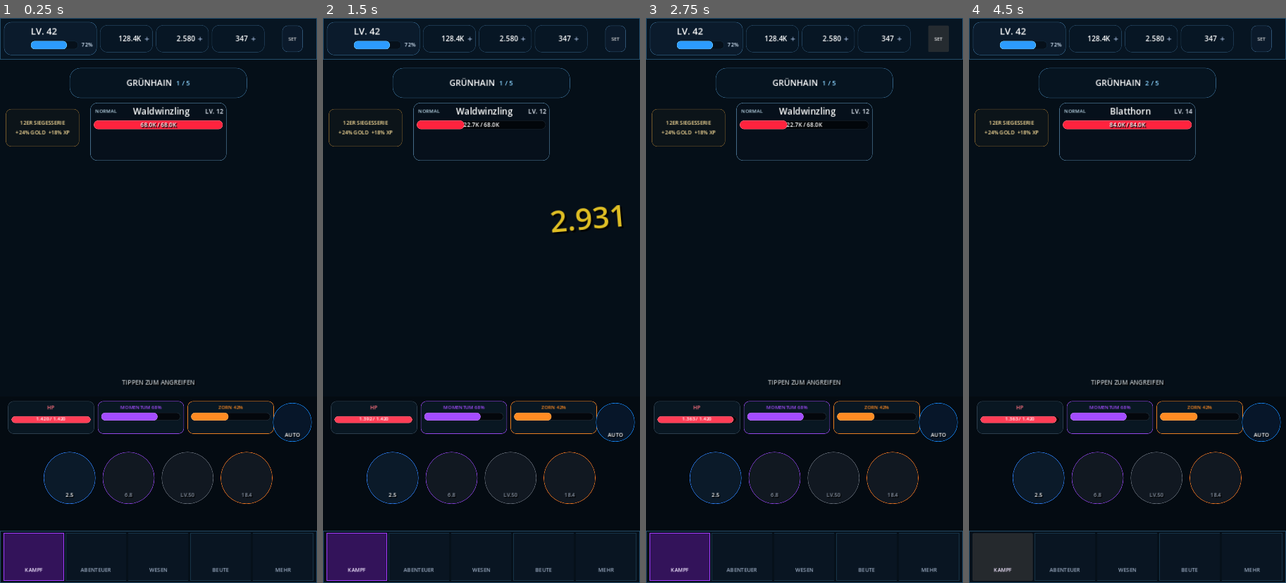
Above: before the commit, frames 1-4 (left to right).
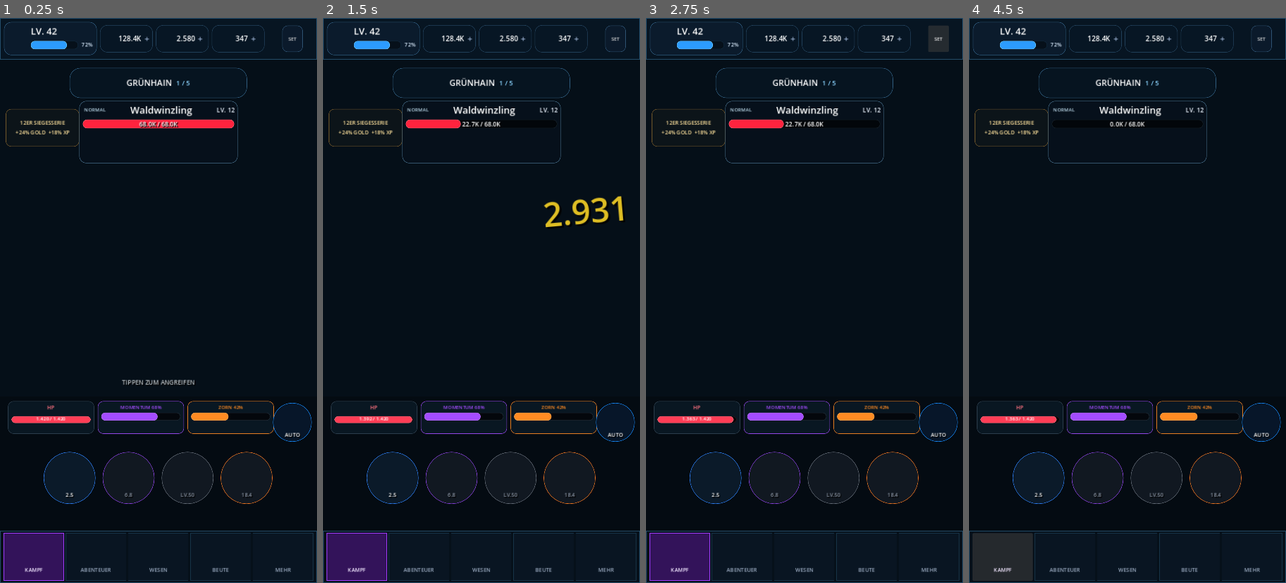
Above: after the commit, the same moments.

Repository: Broosskyy/Test-Game-Factory.
Game: Godot game, scene res://realm_alliance/combat/gruenhain_vertical_slice.tscn
Two runs of this game, one before a commit and one after it. Both use one fixed random seed, a clock stepped at 60 frames per second and the inputs below.
Inputs (mouse positions are in pixels of both pictures, inside the frame that each line leads up to):
- Up to frame 1 (0.25 s): no input
- Up to frame 2 (1.5 s): click "2.5" at 0.5 s; click (481, 255) at 1.27 s
- Up to frame 3 (2.75 s): click "SET" at 2 s
- Up to frame 4 (4.5 s): click "AUTO" at 2.75 s; click "AUTO ON" at 3.5 s; click "KAMPF" at 4.25 s

The runs differ from the first frame. In frame 1, 1.1% of the frame differs, in the area x 24-76%, y 14-26%; in frame 2, 1.5%, in the area x 24-95%, y 14-38%; in frame 3, 1.0%; in frame 4, 1.4%.

Commit message:
polish: lock actor scale and strengthen combat feel

Diff:
--- a/realm_alliance/combat/gruenhain_vertical_slice.gd
+++ b/realm_alliance/combat/gruenhain_vertical_slice.gd
@@ -85,6 +85,7 @@
 var auto_enabled := false
 var auto_cooldown := 0.0
 var damage_index := 0
+var first_input_hint_available := true
 
 var _last_landscape := false
 var _profile_initialized := false
@@ -356,7 +357,7 @@
 	streak.add_child(streak_text)
 
 	hero_holder = Control.new()
-	_anchor(hero_holder, -0.005, 0.45, 0.39, 0.80)
+	_anchor(hero_holder, 0.025, 0.43, 0.365, 0.79)
 	hero_holder.z_index = 10
 	hero_holder.mouse_filter = Control.MOUSE_FILTER_IGNORE
 	stage.add_child(hero_holder)
@@ -376,7 +377,7 @@
 
 	hit_fx = _make_texture_rect()
 	hit_fx.texture = _load_v2_texture("v190/vfx/combat_impacts/nature_impact.png")
-	_anchor(hit_fx, 0.56, 0.39, 0.97, 0.70)
+	_anchor(hit_fx, 0.50, 0.31, 1.02, 0.72)
 	hit_fx.z_index = 16
 	hit_fx.visible = false
 	stage.add_child(hit_fx)
@@ -410,7 +411,7 @@
 
 func _build_enemy_hud() -> void:
 	var hud := PanelContainer.new()
-	_anchor(hud, 0.285, 0.092, 0.715, 0.215)
+	_anchor(hud, 0.25, 0.088, 0.75, 0.22)
 	hud.z_index = 40
 	hud.add_theme_stylebox_override("panel", _panel_style(Color(0.025, 0.065, 0.105, 0.96), Color("#4c7694"), 15))
 	stage.add_child(hud)
@@ -435,7 +436,7 @@
 	enemy_name_label.size_flags_horizontal = Control.SIZE_EXPAND_FILL
 	enemy_name_label.horizontal_alignment = HORIZONTAL_ALIGNMENT_CENTER
 	enemy_name_label.add_theme_color_override("font_color", Color.WHITE)
-	enemy_name_label.add_theme_font_size_override("font_size", 20)
+	enemy_name_label.add_theme_font_size_override("font_size", 22)
 	title.add_child(enemy_name_label)
 
 	enemy_level_label = Label.new()
@@ -461,7 +462,7 @@
 	enemy_hp_text.add_theme_color_override("font_shadow_color", Color.BLACK)
 	enemy_hp_text.add_theme_constant_override("shadow_offset_x", 2)
 	enemy_hp_text.add_theme_constant_override("shadow_offset_y", 2)
-	enemy_hp_text.add_theme_font_size_override("font_size", 13)
+	enemy_hp_text.add_theme_font_size_override("font_size", 14)
 	_anchor(enemy_hp_text, 0.0, 0.0, 1.0, 1.0)
 	bar_wrap.add_child(enemy_hp_text)
 
@@ -490,8 +491,8 @@
 	damage_label.add_theme_color_override("font_shadow_color", Color(0, 0, 0, 0.98))
 	damage_label.add_theme_constant_override("shadow_offset_x", 4)
 	damage_label.add_theme_constant_override("shadow_offset_y", 4)
-	damage_label.add_theme_font_size_override("font_size", 68)
-	_anchor(damage_label, 0.68, 0.305, 0.985, 0.49)
+	damage_label.add_theme_font_size_override("font_size", 76)
+	_anchor(damage_label, 0.655, 0.285, 0.995, 0.495)
 	damage_label.rotation = deg_to_rad(-5.0)
 	damage_label.z_index = 47
 	damage_label.mouse_filter = Control.MOUSE_FILTER_IGNORE
@@ -793,6 +794,7 @@
 	hero_damage = 25
 	encounter_index = 0
 	damage_index = 0
+	first_input_hint_available = true
 	auto_enabled = false
 	auto_cooldown = 0.0
 	busy = false
@@ -826,11 +828,15 @@
 	_apply_enemy_layout(str(current_enemy["layout"]))
 	_set_enemy_state("idle")
 
+	var enemy_spawn_position := enemy_holder.position
+	enemy_holder.position = enemy_spawn_position + Vector2(26, 6)
 	enemy_holder.modulate = Color(1, 1, 1, 0)
 	var spawn_tween := create_tween()
-	spawn_tween.tween_property(enemy_holder, "modulate:a", 1.0, 0.28)
-
-	attack_hint.visible = true
+	spawn_tween.set_parallel(true)
+	spawn_tween.tween_property(enemy_holder, "modulate:a", 1.0, 0.22)
+	spawn_tween.tween_property(enemy_holder, "position", enemy_spawn_position, 0.26).set_trans(Tween.TRANS_QUAD).set_ease(Tween.EASE_OUT)
+
+	attack_hint.visible = encounter_index == 0 and first_input_hint_available
 	_refresh_enemy_hud()
 
 
@@ -839,6 +845,7 @@
 		return
 
 	busy = true
+	first_input_hint_available = false
 	attack_hint.visible = false
 
 	_set_hero_state("attack")
@@ -852,14 +859,19 @@
 
 	enemy_hp = maxi(0, enemy_hp - hero_damage)
 	_set_enemy_state("hit")
+	enemy_art.modulate = Color(1.35, 1.35, 1.35, 1.0)
 	_show_hit_fx()
 	_show_damage()
 	_refresh_enemy_hud()
 
 	var enemy_start := enemy_holder.position
 	var recoil := create_tween()
-	recoil.tween_property(enemy_holder, "position", enemy_start + Vector2(12, 0), 0.06)
-	recoil.tween_property(enemy_holder, "position", enemy_start, 0.11)
+	recoil.tween_property(enemy_holder, "position", enemy_start + Vector2(18, -2), 0.055)
+	recoil.tween_property(enemy_holder, "position", enemy_start - Vector2(4, 0), 0.06)
+	recoil.tween_property(enemy_holder, "position", enemy_start, 0.085)
+
+	var flash_tween := create_tween()
+	flash_tween.tween_property(enemy_art, "modulate", Color.WHITE, 0.14)
 
 	await get_tree().create_timer(0.22).timeout
 
@@ -875,10 +887,15 @@
 
 	player_hp = maxi(0, player_hp - int(current_enemy["enemy_damage"]))
 	_set_hero_state("hit")
-	hero_art.modulate = Color(1.2, 0.72, 0.72, 1.0)
+	hero_art.modulate = Color(1.25, 0.68, 0.68, 1.0)
 	_refresh_player_hud()
 
-	await get_tree().create_timer(0.13).timeout
+	var hero_hit_start := hero_holder.position
+	var hero_hit_tween := create_tween()
+	hero_hit_tween.tween_property(hero_holder, "position", hero_hit_start - Vector2(14, 1), 0.06)
+	hero_hit_tween.tween_property(hero_holder, "position", hero_hit_start, 0.10)
+
+	await get_tree().create_timer(0.14).timeout
 	hero_art.modulate = Color.WHITE
 
 	if player_hp <= 0:
@@ -888,7 +905,7 @@
 
 	_set_hero_state("idle")
 	_set_enemy_state("idle")
-	attack_hint.visible = true
+	attack_hint.visible = false
 	busy = false
 
 
@@ -897,6 +914,13 @@
 	_set_hero_state("victory")
 	run_mode = "transition"
 	attack_hint.visible = false
+
+	var defeated_start := enemy_holder.position
+	var defeat_tween := create_tween()
+	defeat_tween.set_parallel(true)
+	defeat_tween.tween_property(enemy_holder, "position", defeated_start + Vector2(0, 16), 0.30).set_trans(Tween.TRANS_QUAD).set_ease(Tween.EASE_IN)
+	defeat_tween.tween_property(enemy_holder, "modulate:a", 0.28, 0.30)
+	await defeat_tween.finished
 
 	var burst := _make_texture_rect()
 	burst.texture = _load_v2_texture("v190/vfx/rewards/gold_burst.png")
@@ -1082,11 +1106,11 @@
 func _apply_enemy_layout(layout: String) -> void:
 	match layout:
 		"boss":
-			_anchor(enemy_holder, 0.36, 0.235, 1.025, 0.805)
+			_anchor(enemy_holder, 0.255, 0.145, 1.055, 0.825)
 		"elite":
-			_anchor(enemy_holder, 0.44, 0.275, 1.005, 0.805)
+			_anchor(enemy_holder, 0.35, 0.215, 1.035, 0.82)
 		_:
-			_anchor(enemy_holder, 0.50, 0.315, 0.985, 0.805)
+			_anchor(enemy_holder, 0.415, 0.265, 1.015, 0.81)
 
 
 func _set_hero_state(state: String) -> void:
